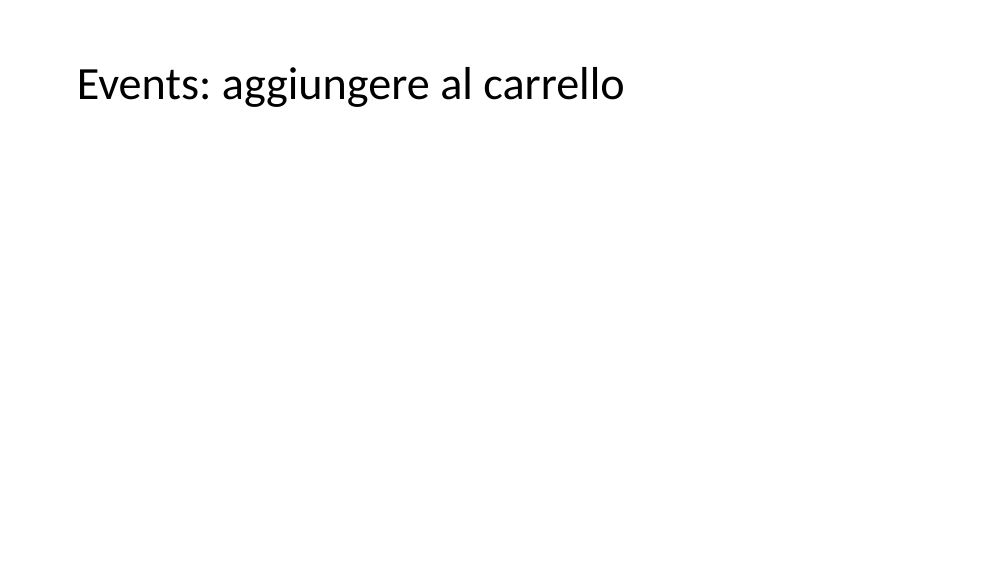
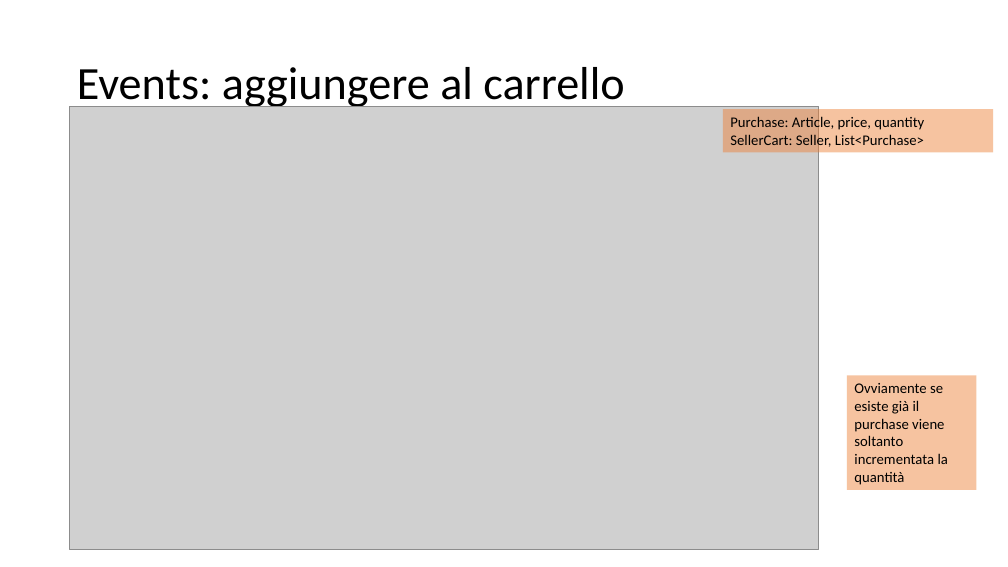
Before and after one commit to MirkoAndena/ECommerce, a slide deck: slide 12 of Documents/ECommerce.pptx. Drawn at 1008x567 pixels with LibreOffice and Linux fonts; fonts in the diff are those of the drawing; grey boxes stand for pictures. Boxes give left, top, right and bottom in pixels: in the first picture for what was removed or moved away, otherwise in the second. Text is boxed around its words. In the diff, an @@ line names an element or a change of style, - is before the commit and + after.

```diff
--- a/Documents/ECommerce.pptx
+++ b/Documents/ECommerce.pptx
@@ picture added at (70,107,820,550) @@
@@ rectangle added at (723,110,994,153), fill #ED7D31 at 46% opacity, 14 pt, text #000000 @@
+Purchase: Article, price, quantity
+SellerCart: Seller, List<Purchase>
@@ rectangle added at (847,376,976,490), fill #ED7D31 at 46% opacity, 14 pt, text #000000 @@
+Ovviamente se esiste già il purchase viene soltanto incrementata la quantità
```
Also in this commit, not shown: 2 other slides changed, 6 slides added, 6 other files.
